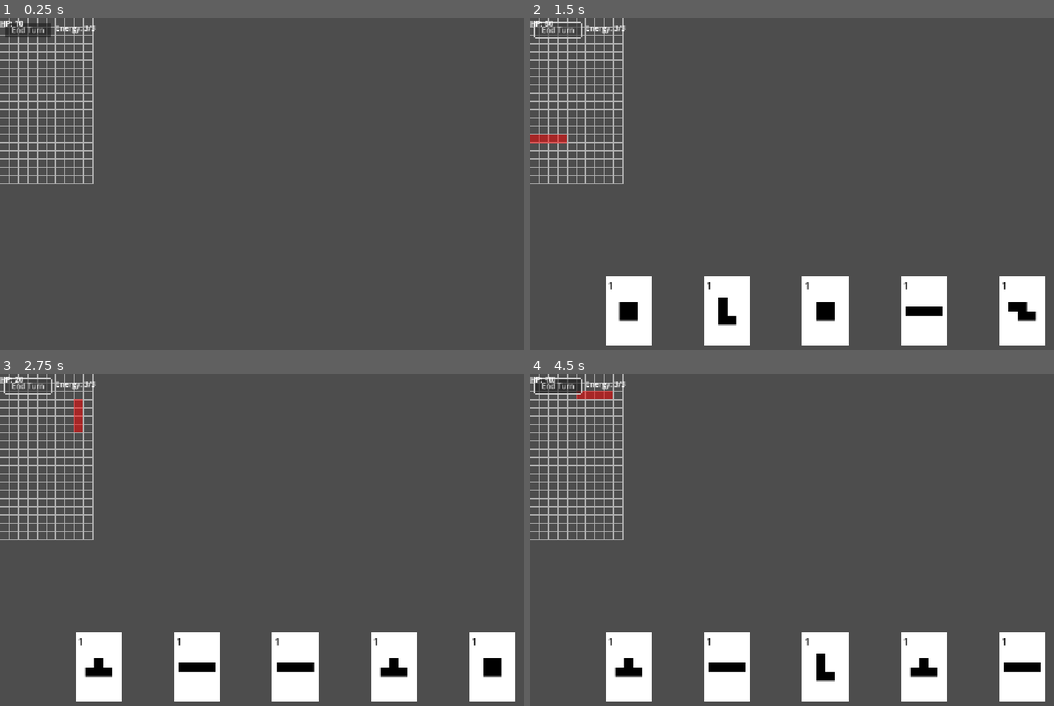
Above: before the commit, frames 1-4 (two rows, left to right).
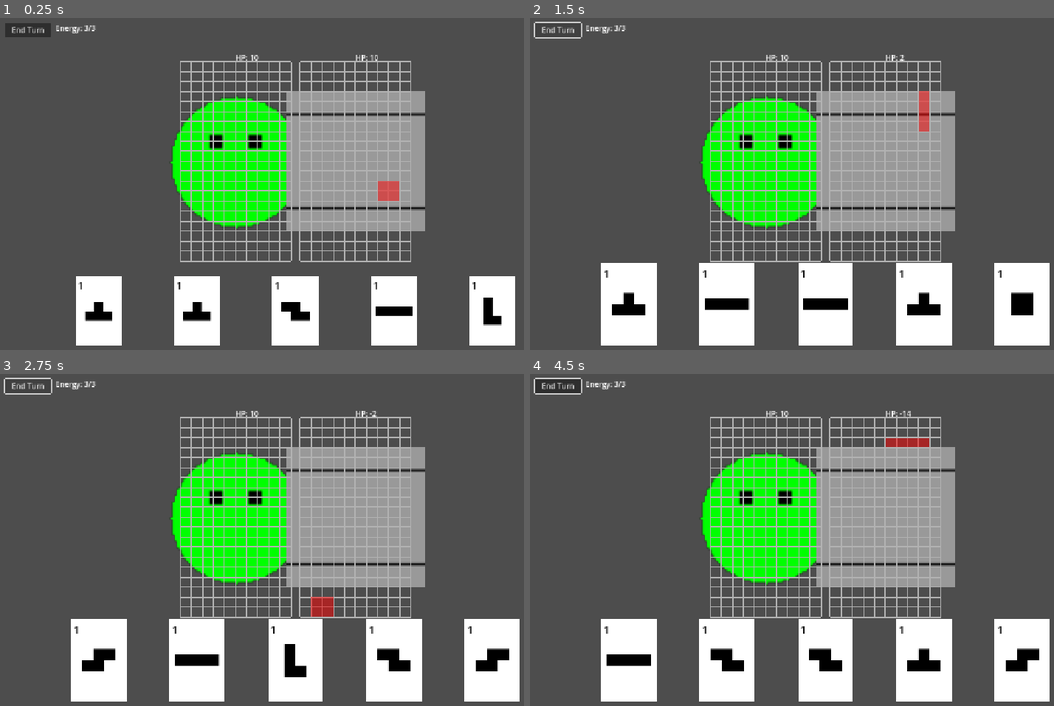
Above: after the commit, the same moments.

Repository: dBinet/SquirrelAttack
Game: Godot game, scene res://scenes/Main.tscn
The game is run twice, just before and just after one commit, with the same random seed, the same clock (stepped at 60 frames per second) and the same inputs.
Inputs (mouse positions are in pixels of both pictures, inside the frame that each line leads up to):
- Up to frame 1 (0.25 s): no input
- Up to frame 2 (1.5 s): click "End Turn" at 0.5 s; click "End Turn" at 1.25 s
- Up to frame 3 (2.75 s): click "End Turn" at 2 s
- Up to frame 4 (4.5 s): tap Enter at 2.75, 4.25 s; move the mouse to (954, 523) at 2.77 s; click (954, 523) at 2.92 s; tap Space at 3.5 s; drag from (708, 556) to (797, 606) at 3.52 s; move the mouse to (886, 466) at 4.27 s; click (886, 466) at 4.42 s

The runs differ from the first frame. In frame 1, 32% of the frame differs, in the area x 0-99%, y 0-99%; in frame 2, 28%; in frame 3, 29%; in frame 4, 29%.
Error before the commit: Parse Error: Cannot infer the type of "c_arr" variable because the value doesn't have a set type. (res://scripts/CharacterData.gd:59)

Commit message:
Fix array type inference in CharacterData

Diff:
--- a/scripts/CharacterData.gd
+++ b/scripts/CharacterData.gd
@@ -49,20 +49,20 @@
     var img := Image.create(size, size, false, Image.FORMAT_RGBA8)
     var base_col := _to_color(desc.get("base_color", [0, 0, 0, 0]))
     img.fill(base_col)
-    var shapes := desc.get("shapes", [])
+    var shapes: Array = desc.get("shapes", [])
     if shapes is Array:
         for s in shapes:
             if s is Dictionary:
                 var col := _to_color(s.get("color", [1, 1, 1, 1]))
                 match String(s.get("type", "")):
                     "circle":
-                        var c_arr := s.get("center", [size / 2, size / 2])
+                        var c_arr: Array = s.get("center", [size / 2, size / 2])
                         var ctr := Vector2(float(c_arr[0]), float(c_arr[1]))
                         var rad := int(s.get("radius", 0))
                         _draw_circle(img, ctr, rad, col)
                     "rect":
-                        var p_arr := s.get("position", [0, 0])
-                        var sz_arr := s.get("size", [1, 1])
+                        var p_arr: Array = s.get("position", [0, 0])
+                        var sz_arr: Array = s.get("size", [1, 1])
                         var pos := Vector2i(int(p_arr[0]), int(p_arr[1]))
                         var sz := Vector2i(int(sz_arr[0]), int(sz_arr[1]))
                         _draw_rect(img, pos, sz, col)
